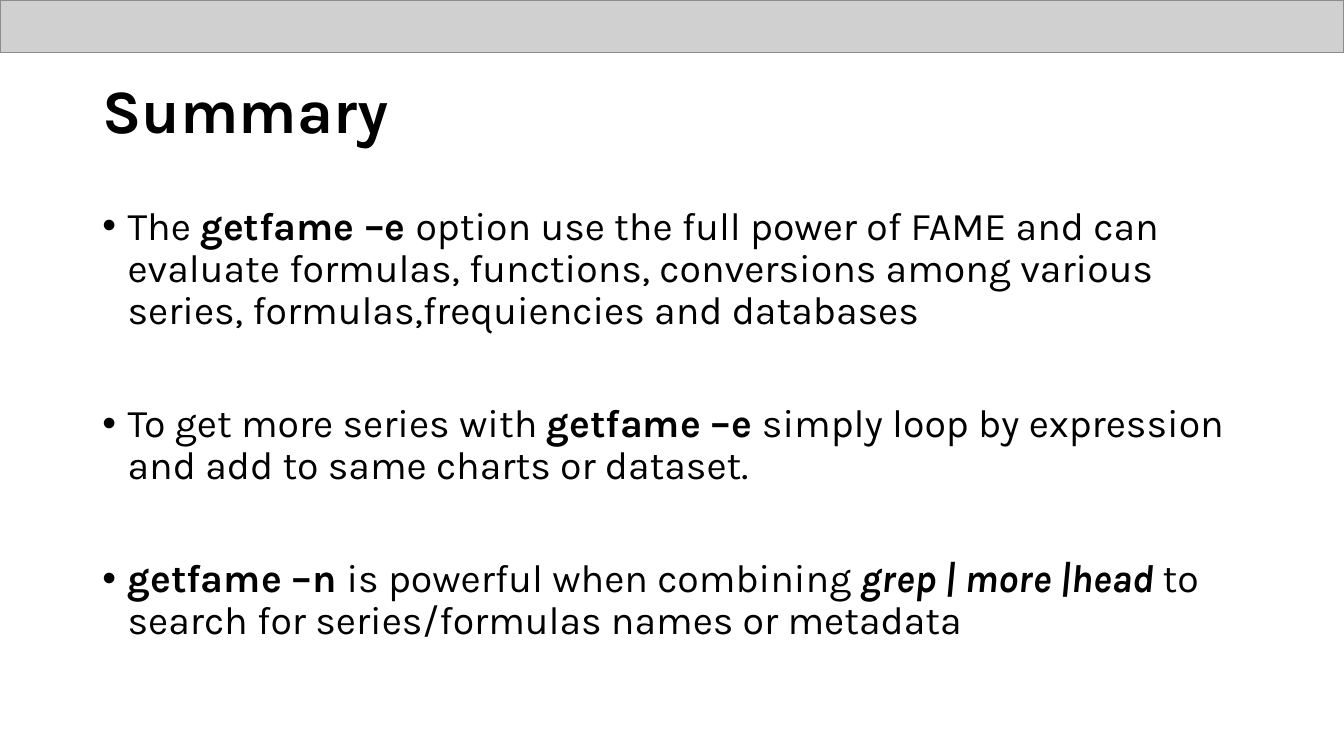
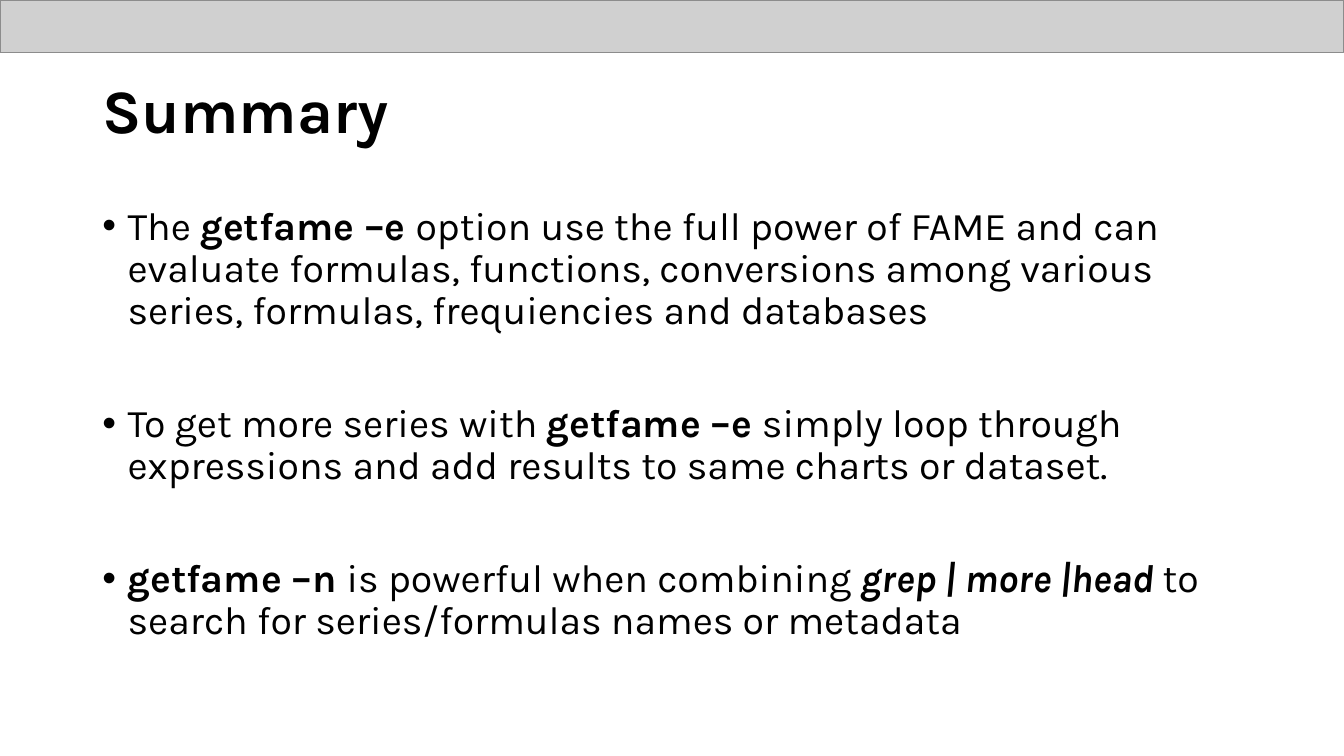
Before and after one commit to eriksoeb/getfame, a slide deck: slide 14 of getfame.pptx. Drawn at 1344x756 pixels with LibreOffice and Linux fonts; fonts in the diff are those of the drawing; grey boxes stand for pictures. Boxes give left, top, right and bottom in pixels: in the first picture for what was removed or moved away, otherwise in the second. Text is boxed around its words. In the diff, an @@ line names an element or a change of style, - is before the commit and + after.

```diff
--- a/getfame.pptx
+++ b/getfame.pptx
@@ text at [128, 212, 1158, 489]: text changed @@
-• The getfame –e option use the full power of FAME and can evaluate formulas, functions, conversions among various series, formulas,frequiencies and databases
-• To get more series with getfame –e simply loop by expression and add to same charts or dataset.
+• The getfame –e option use the full power of FAME and can evaluate formulas, functions, conversions among various series, formulas, frequiencies and databases
+• To get more series with getfame –e simply loop through expressions and add results to same charts or dataset.
```
Also in this commit, not shown: 5 other slides changed, 2 slides added, 1 slide removed, 1 other file.
